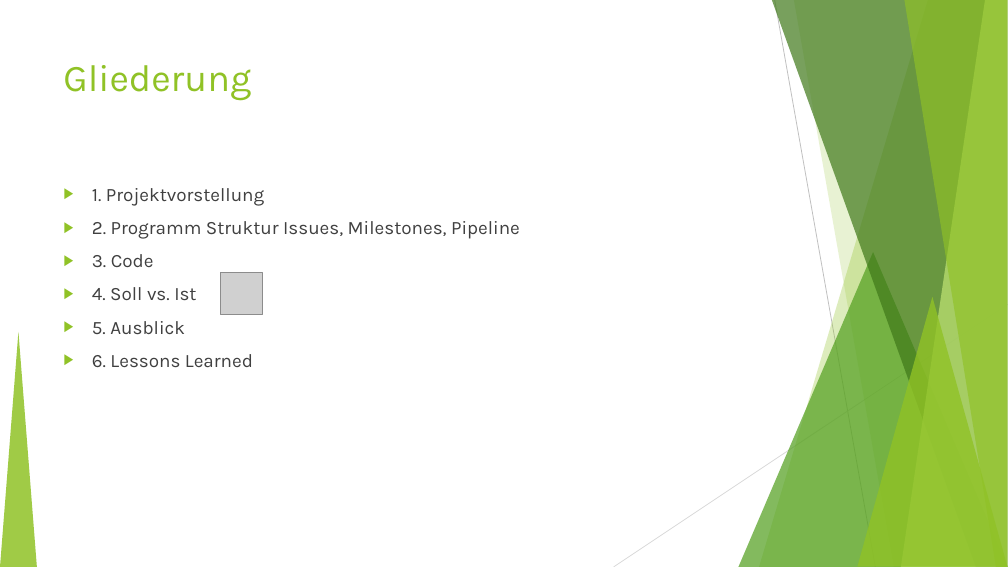
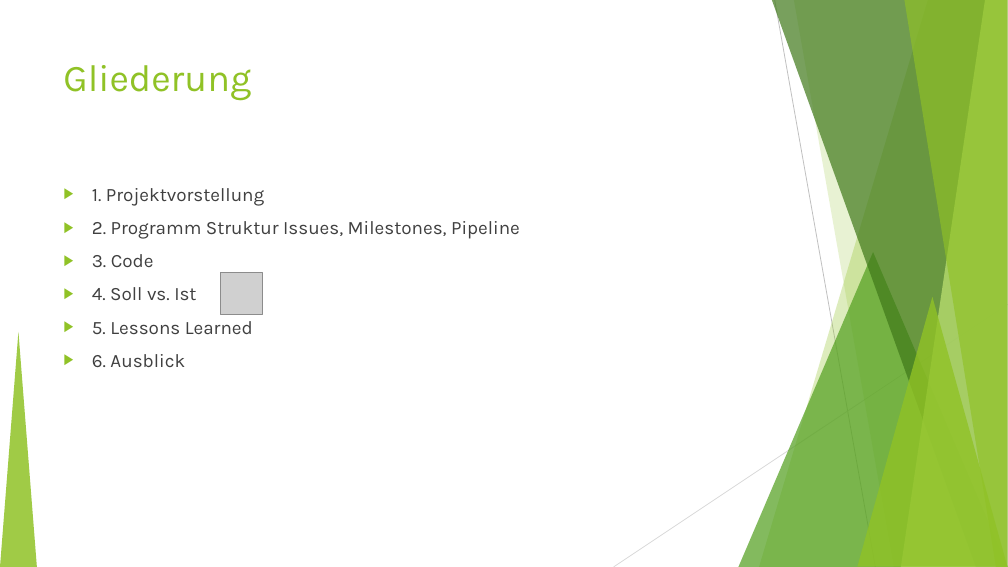
Before and after one commit to fh-erfurt/TravelBuddy-REST, a slide deck: slide 2 of doc/Präsentation/TravelBuddy_1.ppt. Drawn at 1008x567 pixels with LibreOffice and Linux fonts; fonts in the diff are those of the drawing; grey boxes stand for pictures. Boxes give left, top, right and bottom in pixels: in the first picture for what was removed or moved away, otherwise in the second. Text is boxed around its words. In the diff, an @@ line names an element or a change of style, - is before the commit and + after.

```diff
--- a/doc/Präsentation/TravelBuddy_1.ppt
+++ b/doc/Präsentation/TravelBuddy_1.ppt
@@ text at [92, 321, 253, 367]: text changed @@
-▶ 5. Ausblick
-▶ 6. Lessons Learned
+▶ 5. Lessons Learned
+▶ 6. Ausblick
```
Also in this commit, not shown: 2 other files.
